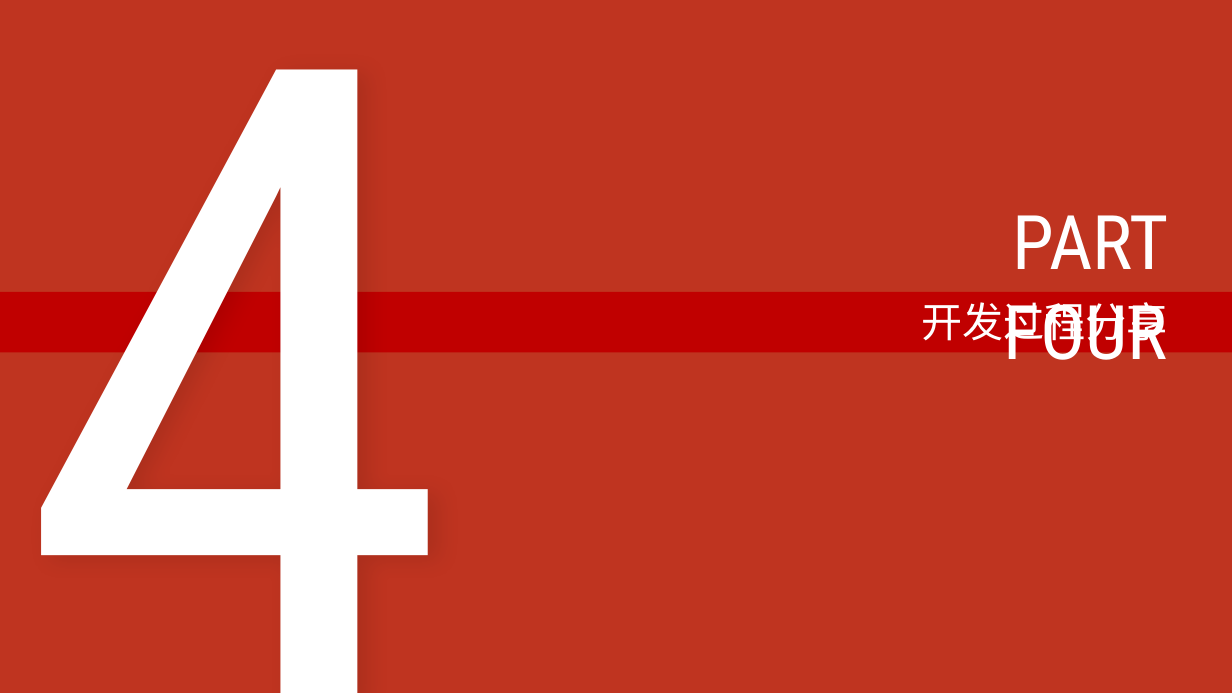
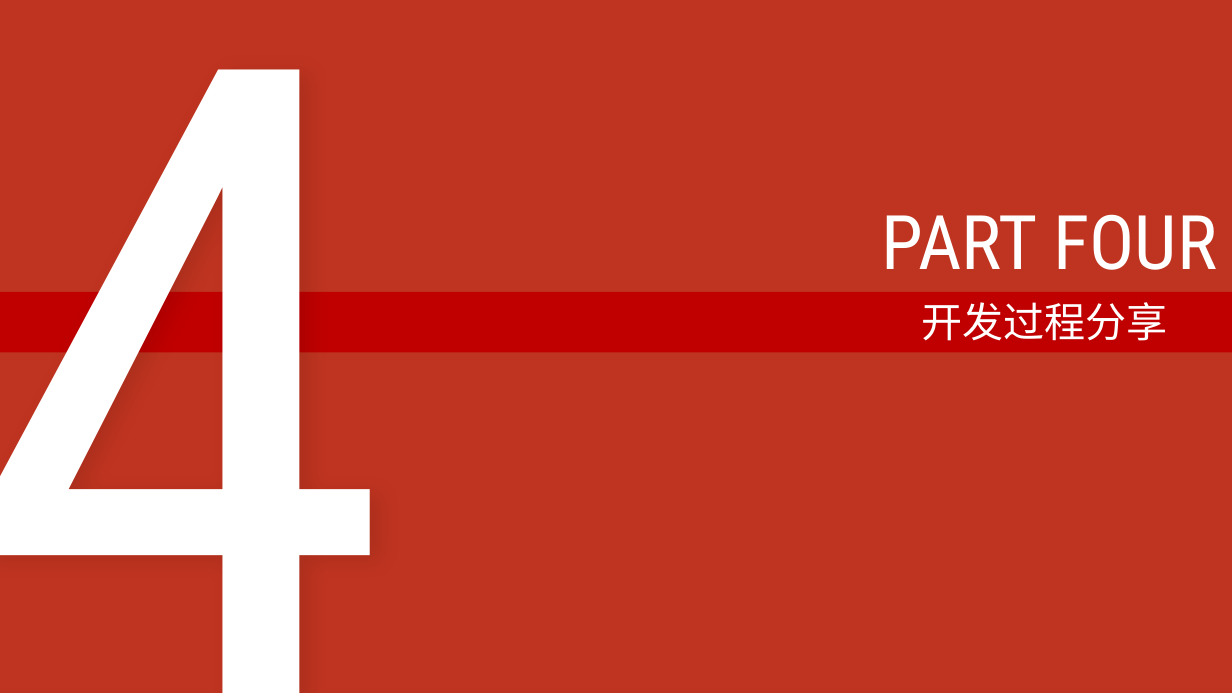
Before and after one commit to Novemser/calabashbrothersfight, a slide deck: slide 10 of presentation.pptx (slide 12 before the commit). Drawn at 1232x693 pixels with LibreOffice and Linux fonts; fonts in the diff are those of the drawing. Boxes give left, top, right and bottom in pixels: in the first picture for what was removed or moved away, otherwise in the second. Text is boxed around its words. In the diff, an @@ line names an element or a change of style, - is before the commit and + after.

```diff
--- a/presentation.pptx
+++ b/presentation.pptx
@@ text "4" rewrapped from (x1=4, y1=0, x2=477, y2=693) to (x1=0, y1=0, x2=536, y2=693) @@
@@ text "PART FOUR" rewrapped from (x1=1004, y1=215, x2=1169, y2=360) to (x1=882, y1=214, x2=1218, y2=270) @@
@@ text "开发过程分享" rewrapped from (x1=921, y1=302, x2=1167, y2=348) to (x1=921, y1=302, x2=1167, y2=341) @@
```
Also in this commit, not shown: 8 other slides changed, 2 slides added, 4 slides removed, 1 other file.
